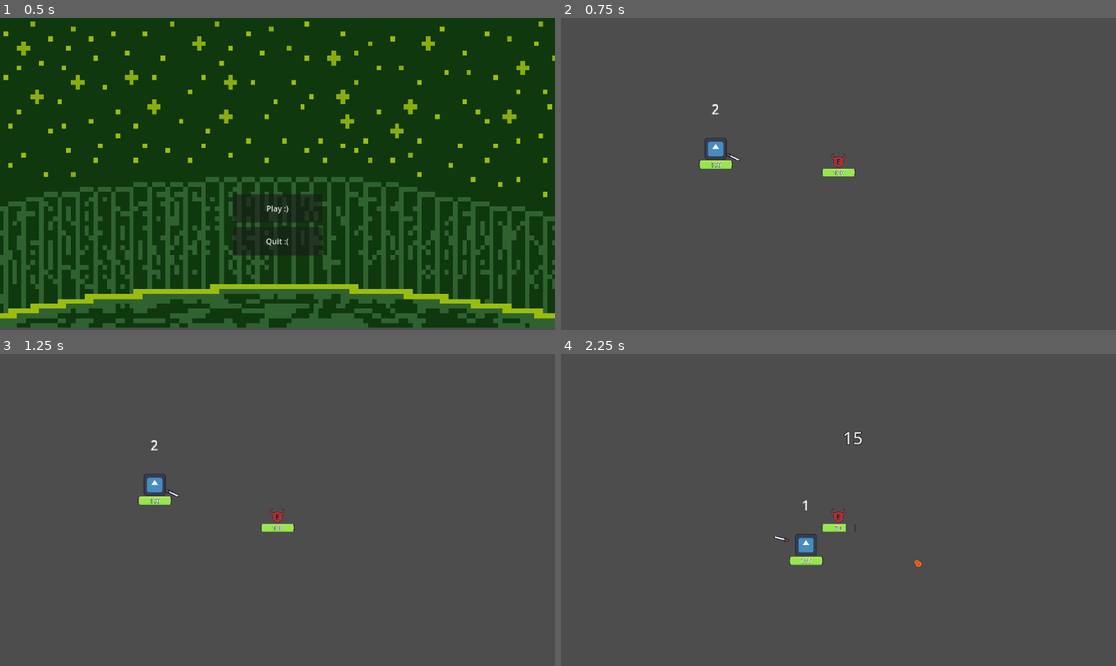
Above: before the commit, frames 1-4 (two rows, left to right).
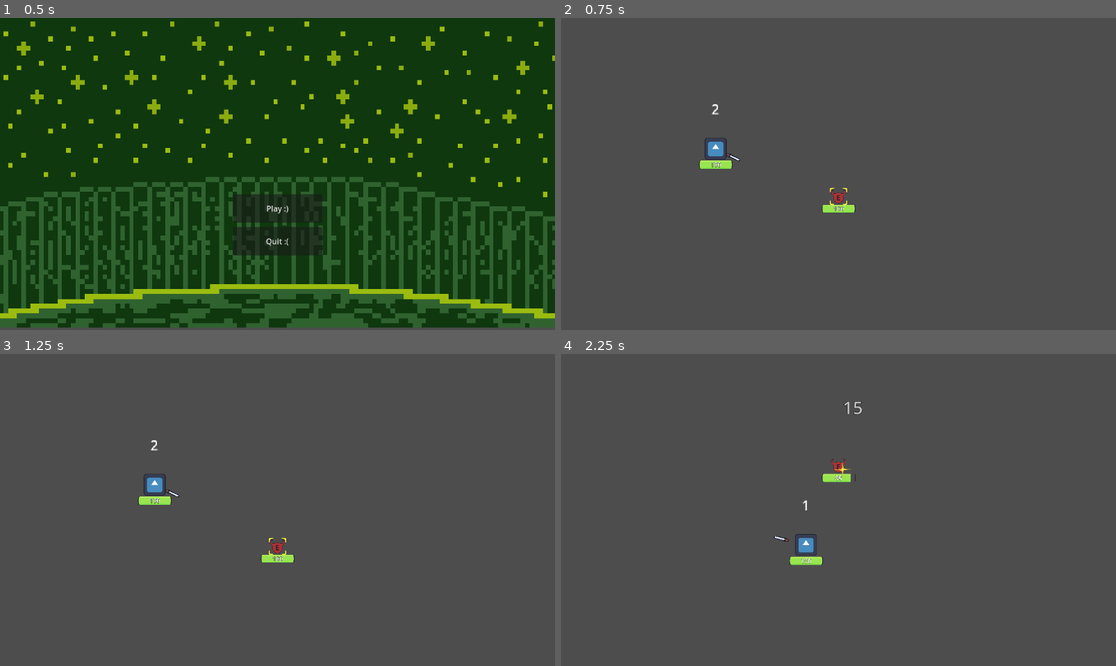
Above: after the commit, the same moments.

Repository: Darkcitrus/darkspracticegame-main
Game: Godot game, scene res://scenes/TestingArea.tscn
Same seed, same stepped clock (60 frames per second), same inputs: the game is played once before the commit and once after it. The engine's default icon, where the game draws it, is replaced by a stand-in: a white triangle on a blue panel in a dark square.
Inputs (mouse positions are in pixels of both pictures, inside the frame that each line leads up to):
- Up to frame 1 (0.5 s): no input
- Up to frame 2 (0.75 s): click "Play :)" at 0.5 s
- Up to frame 3 (1.25 s): no input
- Up to frame 4 (2.25 s): tap Enter at 1.25 s; move the mouse to (838, 516) at 1.27 s; hold Right (ui_right) 1.28-2.03 s; tap E (ui_e) at 1.35 s; click (838, 516) at 1.42 s; tap Space (ui_select) at 1.52 s; move the mouse to (727, 525) at 2.02 s; hold Down (ui_down) from 2.03 s (still down); tap Shift (dash) at 2.1 s; click (727, 525) at 2.17 s

Frame 1 is identical in both runs. In frame 2, 0.4% of the frame differs, in the area x 46-54%, y 43-63%; in frame 3, 0.5%; in frame 4, 0.6%, in the area x 46-65%, y 15-69%.

Commit message:
Add mouse detector functionality and improve dummy spawning logic; scale selector hitbox and adjust node types for better organization

Diff:
--- a/scenes/dummy.tscn
+++ b/scenes/dummy.tscn
@@ -1,22 +1,28 @@
-[gd_scene load_steps=8 format=3 uid="uid://b3eww6lpmfxuk"]
+[gd_scene load_steps=10 format=3 uid="uid://b3eww6lpmfxuk"]
 
 [ext_resource type="Script" path="res://scripts/Dummy.gd" id="1_53g3u"]
 [ext_resource type="Texture2D" uid="uid://cv5hb07u0263t" path="res://assets/enemyph.png" id="2_4gxho"]
 [ext_resource type="Texture2D" uid="uid://bk0xidxd5dmmy" path="res://assets/healthframe.png" id="3_wqc6b"]
 [ext_resource type="Texture2D" uid="uid://bnbvvycx07af6" path="res://assets/healthbar.png" id="4_kk1w2"]
 [ext_resource type="Script" path="res://scripts/health_bar.gd" id="5_ud4r4"]
+[ext_resource type="Script" path="res://scripts/mouse_detector.gd" id="6_0lsll"]
 [ext_resource type="PackedScene" uid="uid://bm21v60srx58p" path="res://scenes/selector.tscn" id="6_64mbj"]
 
 [sub_resource type="RectangleShape2D" id="RectangleShape2D_56yub"]
 size = Vector2(87.5704, 81.9209)
 
-[node name="Dummy" type="Area2D" groups=["Enemy"]]
+[sub_resource type="CircleShape2D" id="CircleShape2D_amfdd"]
+radius = 150.0
+
+[node name="Dummy" type="Area2D" groups=["Enemy", "Targetable"]]
 position = Vector2(576, 327)
 scale = Vector2(0.354, 0.354)
 collision_layer = 2
 script = ExtResource("1_53g3u")
+amplitude = 100.0
+frequency = 0.5
 
-[node name="DummyHitbox" type="CollisionShape2D" parent="."]
+[node name="DummyHitbox" type="CollisionShape2D" parent="." groups=["Enemy", "Targetable"]]
 position = Vector2(-1.0848e-05, -2.44379e-05)
 shape = SubResource("RectangleShape2D_56yub")
 
@@ -41,6 +47,14 @@
 [node name="RespawnTimer" type="Timer" parent="."]
 one_shot = true
 
+[node name="MouseDetector" type="Area2D" parent="." groups=["UI"]]
+script = ExtResource("6_0lsll")
+
+[node name="mousedetectorhitbox" type="CollisionShape2D" parent="MouseDetector" groups=["UI"]]
+z_index = 3
+z_as_relative = false
+shape = SubResource("CircleShape2D_amfdd")
+
 [node name="Selector" parent="." instance=ExtResource("6_64mbj")]
 texture_filter = 1
 
--- a/scenes/selector.tscn
+++ b/scenes/selector.tscn
@@ -1,20 +1,11 @@
-[gd_scene load_steps=4 format=3 uid="uid://bm21v60srx58p"]
+[gd_scene load_steps=3 format=3 uid="uid://bm21v60srx58p"]
 
 [ext_resource type="Script" path="res://scripts/selector.gd" id="1_jxmd6"]
 [ext_resource type="Texture2D" uid="uid://cgpjkm7tay4oi" path="res://assets/img/selector.png" id="2_0wrl6"]
 
-[sub_resource type="CircleShape2D" id="CircleShape2D_k77jk"]
-radius = 89.89
-
-[node name="Selector" type="Area2D" groups=["Targetable", "UI"]]
+[node name="Selector" type="Node2D" groups=["Targetable", "UI"]]
 script = ExtResource("1_jxmd6")
 
 [node name="selector" type="Sprite2D" parent="." groups=["UI"]]
 scale = Vector2(2, 2)
 texture = ExtResource("2_0wrl6")
-
-[node name="selectorhitbox" type="CollisionShape2D" parent="." groups=["UI"]]
-z_index = 2
-position = Vector2(0, -0.5)
-scale = Vector2(2.04, 2)
-shape = SubResource("CircleShape2D_k77jk")
--- a/scripts/PlayerAttack.gd
+++ b/scripts/PlayerAttack.gd
@@ -1,6 +1,8 @@
 extends Node
 
 var player: Node = null
+var last_fireball_time: float = 0.0  # Track when the last fireball was fired
+const FIREBALL_COOLDOWN: float = 0.1  # 0.1 second cooldown between fireballs
 
 func initialize(player_node: Node):
 	player = player_node
@@ -150,15 +152,23 @@
 
 func shoot_fireball():
 	if Input.is_action_just_pressed("ui_e"):
-		if is_instance_valid(player.current_target) and player.current_target.is_in_group("Targetable"):
-			print("Shooting fireball at target: ", player.current_target.name)
-			var fireball = player.fire_ball.instantiate()
-			player.get_tree().root.add_child(fireball)
-			fireball.global_position = player.global_position
-			fireball.initialize(player.attack_direction, player.current_target)
-		else:
-			print("No valid target selected!")
-			player.current_target = null
+		# Get current time
+		var current_time = Time.get_ticks_msec() / 1000.0
+
+		# Check if cooldown has passed
+		if current_time - last_fireball_time >= FIREBALL_COOLDOWN:
+			if is_instance_valid(player.current_target) and player.current_target.is_in_group("Targetable"):
+				print("Shooting fireball at target: ", player.current_target.name)
+				var fireball = player.fire_ball.instantiate()
+				player.get_tree().root.add_child(fireball)
+				fireball.global_position = player.global_position
+				fireball.initialize(player.attack_direction, player.current_target)
+
+				# Update the last fireball time
+				last_fireball_time = current_time
+			else:
+				print("No valid target selected!")
+				player.current_target = null
 
 func calculate_damage(base_damage: float = player.attack_power) -> Dictionary:
 	var roll = randf()  # Get the random roll
--- a/scripts/dummy.gd
+++ b/scripts/dummy.gd
@@ -10,6 +10,7 @@
 var damage = 15
 var alive = true
 var initial_position: Vector2
+var oscillation_start_time: float = 0.0
 
 # Add exported variables for oscillation
 @export var amplitude: float = 20
@@ -22,17 +23,17 @@
 func _ready():
 	add_to_group("Enemy")  # Add dummy to Enemy group
 	add_to_group("Targetable")  # Add to Targetable group for fireball targeting
-	initial_position = position  # Store initial position for respawn
 
-	# Set up collisions and mouse detection
-	input_pickable = true
+	# Store initial position and oscillation time
+	initial_position = position
+	oscillation_start_time = Time.get_ticks_msec() / 1000.0
+
+	# Set up collisions - REMOVED mouse detection settings
 	monitoring = true
 	monitorable = true
 
-	# Connect area signals
+	# Connect area signals - REMOVED mouse signals
 	area_entered.connect(_on_area_entered)
-	mouse_entered.connect(_on_mouse_entered)
-	mouse_exited.connect(_on_mouse_exited)
 
 	# Initialize health and healthbar
 	health = max_health
@@ -42,8 +43,7 @@
 		healthbar.show()
 		print("Dummy healthbar initialized. Max health: ", max_health)
 
-	set_process_input(true)  # Ensure the node processes input
-	input_pickable = true  # Ensure the Area2D node can detect mouse input
+	# Ensure selector is properly set up
 	if selector:
 		selector.visible = false  # Hide selector initially
 		print("Selector initialized and hidden")
@@ -53,7 +53,9 @@
 # Called every frame. 'delta' is the elapsed time since the previous frame.
 func _process(_delta):
 	# Update vertical position with a sine wave oscillation
-	position.y = initial_position.y + sin(Time.get_ticks_msec() / 1000.0 * frequency * PI * 2) * amplitude
+	# Use relative time from spawn to keep oscillation consistent
+	var time = Time.get_ticks_msec() / 1000.0 - oscillation_start_time
+	position.y = initial_position.y + sin(time * frequency * PI * 2) * amplitude
 	pass
 
 func _on_area_entered(area: Area2D) -> void:
@@ -106,37 +108,20 @@
 	if not alive:
 		return
 	alive = false
-	print("Dummy died!")
+	print("Dummy died at position: ", position, " Initial position was: ", initial_position)
 	visible = false
 	remove_from_group("Targetable")  # Remove from targetable group
 	set_deferred("monitoring", false)
 	set_deferred("monitorable", false)
+	# Pass the INITIAL position for respawning, not the current oscillated position
 	emit_signal("dummy_died", initial_position)  # Emit signal with initial position
 	# Don't queue_free immediately, let the signal propagate first
 	await get_tree().create_timer(0.1).timeout
 	queue_free()
 
-func _on_mouse_entered() -> void:
-	print("Mouse entered dummy area")
-	if selector and alive:
-		selector.show()  # Try using show() instead of visible
-		print("Mouse entered dummy")
-		# Also set the player's target
-		var player = get_tree().get_first_node_in_group("Player")
-		if player:
-			player.set_current_target(self)
-
-func _on_mouse_exited() -> void:
-	print("Mouse exited dummy area")
-	if selector and alive:
-		selector.hide()  # Try using hide() instead of visible
-		print("Mouse exited dummy")
-		# Clear the player's target
-		var player = get_tree().get_first_node_in_group("Player")
-		if player:
-			player.clear_current_target()
-
 # Ensure initial position is reset correctly on respawn
 func reset_position(pos: Vector2):
 	initial_position = pos
 	position = pos
+	oscillation_start_time = Time.get_ticks_msec() / 1000.0
+	print("Dummy reset to position: ", pos)
--- a/scripts/dummy_manager.gd
+++ b/scripts/dummy_manager.gd
@@ -8,10 +8,12 @@
 		var first_dummy = get_child(0)
 		spawn_position = first_dummy.position
 		connect_dummy(first_dummy)
-		print("DummyManager: Connected to first dummy")
+		# Make sure initial position is set correctly for the first dummy
+		first_dummy.reset_position(spawn_position)
+		print("DummyManager: Connected to first dummy at position ", spawn_position)
 
 func _on_dummy_died(pos: Vector2):
-	print("DummyManager: Dummy died, respawning in 1 second...")
+	print("DummyManager: Dummy died at position ", pos, ", respawning in 1 second...")
 	await get_tree().create_timer(1.0).timeout
 	spawn_new_dummy(pos)
 
@@ -20,6 +22,8 @@
 	add_child(new_dummy)
 	new_dummy.position = pos
 	connect_dummy(new_dummy)
+	# Explicitly reset position to ensure oscillation starts correctly
+	new_dummy.reset_position(pos)
 	print("DummyManager: New dummy spawned at position: ", pos)
 
 func connect_dummy(dummy):
--- a/scripts/dummy_spawner.gd
+++ b/scripts/dummy_spawner.gd
@@ -10,9 +10,12 @@
 		# Create new dummy
 		var new_dummy = dummy_scene.instantiate()
 		add_child(new_dummy)
-		new_dummy.position = pos
+		new_dummy.position = pos  # Set position before reset_position
 		new_dummy.connect("dummy_died", Callable(self, "_on_dummy_died"))
-		new_dummy.reset_position(pos)  # Ensure initial position is set correctly
+		# Reset position to ensure oscillation works correctly from this point
+		new_dummy.reset_position(pos)
+		print("Dummy spawner: New dummy spawned at: ", pos)
 
 func _on_dummy_died(pos: Vector2):
+	print("Dummy spawner: Dummy died, respawning at: ", pos)
 	spawn_dummy(pos)
--- a/scripts/fire_ball.gd
+++ b/scripts/fire_ball.gd
@@ -4,21 +4,15 @@
 
 const ExplosionEffect = preload("res://scenes/explosion_effect.tscn")
 # Node References
-# Timer that controls how long the fireball exists before self-destructing
 @onready var fire_ball_vanish: Timer = $FireBallVanish
 
 # Movement Properties
-# Direction vector that determines where the fireball will travel
 var direction: Vector2 = Vector2.ZERO  # Initialize to zero vector
-# Initial speed at which the fireball moves (in pixels per second)
 var current_speed: float = 100
-# Maximum speed the fireball can reach (in pixels per second)
 const MAX_SPEED: float = 12000
-# Speed multiplier per second (greater than 1 for exponential growth)
 const SPEED_MULTIPLIER: float = 20
 
 # Damage Properties
-# Base damage for fireball
 var damage: float = 15
 var crit_chance: float = 0.2  # 20% chance to crit
 var crit_multiplier: float = 1.5  # 50% more damage on crit
@@ -32,6 +26,7 @@
 	direction = new_direction.normalized()
 	if is_instance_valid(new_target) and new_target.is_in_group("Targetable"):
 		target = new_target
+		print("Fireball targeting: ", target.name)
 	# Set a smaller scale for the fireball
 	scale = Vector2(0.5, 0.5)  # Adjust this value to get the desired size
 
@@ -43,13 +38,14 @@
 	monitoring = true
 	monitorable = true
 
-	# Connect collision signals
-	if not area_entered.is_connected(_on_area_entered):
-		area_entered.connect(_on_area_entered)
-	if not body_entered.is_connected(_on_body_entered):
-		body_entered.connect(_on_body_entered)
+	# Connect collision signals with better error handling
+	if not is_connected("area_entered", _on_area_entered):
+		connect("area_entered", _on_area_entered)
+	if not is_connected("body_entered", _on_body_entered):
+		connect("body_entered", _on_body_entered)
 
 	fire_ball_vanish.start()
+	print("Fireball ready with signals connected")
 
 # Called every frame to update the fireball's position
 func _process(delta):
@@ -65,41 +61,69 @@
 	current_speed = min(current_speed * pow(SPEED_MULTIPLIER, delta), MAX_SPEED)
 	# Move the fireball with the current speed using global_position
 	global_position += direction * current_speed * delta
-	pass
+
+	# Check for direct collision with target
+	if is_instance_valid(target):
+		var distance_to_target = global_position.distance_to(target.global_position)
+		if distance_to_target < 30:  # Close enough to count as a hit
+			print("FIREBALL: Direct hit on target detected by proximity")
+			_handle_hit(target)
 
 # Signal Handlers
-# Called when the fireball collides with another body
 func _on_body_entered(body: Node2D) -> void:
-	print("Fireball hit body: ", body.name, " in groups: ", body.get_groups())
-	# Check self-destruction if body or its parent is in Enemy or if body is in World, but not UI
-	var hit_enemy = body.is_in_group("Enemy") or (body.get_parent() and body.get_parent().is_in_group("Enemy"))
-	if (hit_enemy or body.is_in_group("World")) and not body.is_in_group("UI"):
-		if body.has_method("take_damage"):
-			var damage_info = calculate_damage()
-			body.take_damage(damage_info["damage"], damage_info["is_crit"])
-		spawn_explosion_effect()
-		queue_free()  # Self-delete upon contact
+	print("FIREBALL: Hit body: ", body.name, " Groups: ", body.get_groups())
 
-# Called when the fireball enters another area
+	# Enhanced detection
+	if body.is_in_group("Enemy"):
+		print("FIREBALL: Valid enemy body hit!")
+		_handle_hit(body)
+	elif body.is_in_group("World"):
+		print("FIREBALL: World body hit!")
+		_handle_hit(body)
+	# Special case for targeting
+	elif is_instance_valid(target) and body == target:
+		print("FIREBALL: Direct target body hit!")
+		_handle_hit(target)
+	else:
+		print("FIREBALL: Non-target collision with: ", body.name)
+
 func _on_area_entered(area: Area2D) -> void:
-	print("Fireball hit area: ", area.name, " in groups: ", area.get_groups())
-	# Check self-destruction if area or its parent is in Enemy or if area is in World, but not UI
-	var hit_enemy = area.is_in_group("Enemy") or (area.get_parent() and area.get_parent().is_in_group("Enemy"))
-	if (hit_enemy or area.is_in_group("World")) and not area.is_in_group("UI"):
-		if area.has_method("take_damage"):
-			var damage_info = calculate_damage()
-			area.take_damage(damage_info["damage"], damage_info["is_crit"])
-		spawn_explosion_effect()
-		queue_free()  # Self-delete upon contact
+	print("FIREBALL: Hit area: ", area.name, " Groups: ", area.get_groups())
+
+	# Enhanced detection
+	if area.is_in_group("Enemy"):
+		print("FIREBALL: Valid enemy area hit!")
+		_handle_hit(area)
+	elif area.is_in_group("World"):
+		print("FIREBALL: World area hit!")
+		_handle_hit(area)
+	# Special case for targeting
+	elif is_instance_valid(target) and area == target:
+		print("FIREBALL: Direct target area hit!")
+		_handle_hit(target)
+	else:
+		print("FIREBALL: Non-target collision with: ", area.name)
+
+# Centralized hit handling to ensure proper destruction
+func _handle_hit(object):
+	# Try to apply damage if possible
+	if object.has_method("take_damage"):
+		var damage_info = calculate_damage()
+		object.take_damage(damage_info["damage"], damage_info["is_crit"])
+		print("FIREBALL: Damage applied: ", damage_info["damage"])
+
+	# Spawn effect and destroy - using immediate destruction for reliability
+	spawn_explosion_effect()
+	print("FIREBALL: Destroying fireball NOW")
+	queue_free()  # Immediate destruction
 
 # Timer callback
-# Called when the fireball's lifetime expires
 func _on_fire_ball_vanish_timeout():
+	print("FIREBALL: Timeout reached, self-destructing")
 	spawn_explosion_effect()
 	queue_free()
 
 func get_damage() -> float:
-	print("Fireball damage requested: ", damage)
 	return damage
 
 func spawn_explosion_effect():
--- /dev/null
+++ b/scripts/mouse_detector.gd
@@ -0,0 +1,82 @@
+extends Area2D
+
+# The parent node this detector will set as a target
+var parent_node = null
+@export var detection_radius_multiplier: float = 1.0  # Scale factor for existing collision shape
+@export var target_group: String = "Targetable"  # Group the parent should be in to be targeted
+
+func _ready():
+	# Get the parent node (can be any type, not just a dummy)
+	parent_node = get_parent()
+	if not parent_node:
+		push_error("MouseDetector must be a child of another node!")
+		return
+
+	# Make sure parent is in the targetable group
+	if not parent_node.is_in_group(target_group):
+		print("Warning: Parent not in group '" + target_group + "'. Adding it now.")
+		parent_node.add_to_group(target_group)
+
+	# Essential for mouse detection
+	input_pickable = true
+
+	# Find and scale existing collision shapes
+	var found_shape = false
+	for child in get_children():
+		if child is CollisionShape2D:
+			found_shape = true
+			# Scale the existing collision shape
+			child.scale = Vector2(detection_radius_multiplier, detection_radius_multiplier)
+			print("Found and scaled existing collision shape:", child.name)
+
+	if not found_shape:
+		push_error("MouseDetector requires a CollisionShape2D child! Add one in the editor.")
+
+	# Enable ALL collision layers/masks for mouse detection
+	for i in range(1, 33):
+		set_collision_layer_value(i, true)
+		set_collision_mask_value(i, true)
+
+	# Connect mouse signals
+	mouse_entered.connect(_on_mouse_entered)
+	mouse_exited.connect(_on_mouse_exited)
+
+	print("MouseDetector initialized for:", parent_node.name)
+
+func _on_mouse_entered():
+	print("MOUSE DETECTOR: Mouse entered detection area for:", parent_node.name)
+
+	# DIRECTLY set the parent as player's target
+	var player = get_tree().get_first_node_in_group("Player")
+	if player and player.has_method("set_current_target"):
+		player.set_current_target(parent_node)
+		print("Set player target to:", parent_node.name)
+
+	# Show selector if it exists
+	var selector = parent_node.get_node_or_null("Selector")
+	if selector:
+		selector.visible = true
+		print("Made selector visible for:", parent_node.name)
+
+	# Also notify the parent if it has a method to handle this
+	if parent_node.has_method("_on_hover_start"):
+		parent_node._on_hover_start()
+
+func _on_mouse_exited():
+	print("MOUSE DETECTOR: Mouse exited detection area for:", parent_node.name)
+
+	# DIRECTLY clear the parent as player's target
+	var player = get_tree().get_first_node_in_group("Player")
+	if player and player.has_method("clear_current_target"):
+		player.clear_current_target()
+		print("Cleared player target from:", parent_node.name)
+
+	# Hide selector if it exists
+	var selector = parent_node.get_node_or_null("Selector")
+	if selector:
+		selector.visible = false
+		print("Made selector invisible for:", parent_node.name)
+
+	# Also notify the parent if it has a method to handle this
+	if parent_node.has_method("_on_hover_end"):
+		parent_node._on_hover_end()
--- a/scripts/selector.gd
+++ b/scripts/selector.gd
@@ -1,26 +1,9 @@
-extends Area2D  # Changed back to Area2D to use collision detection
+extends Node2D  # Change back to Node2D since we're using a separate mouse detector
 
 var player = null
+@export var hover_area_scale: float = 1  # How much larger the hover area is
 
 func _ready():
+	# Start invisible - will be shown by the MouseDetector
 	visible = false
-	call_deferred("find_player")
-	# Ensure only the mouse can collide with the selector
-	set_collision_layer_value(1, true)  # Enable the first layer (default for mouse)
-	set_collision_mask_value(1, true)  # Enable the first mask (default for mouse)
-	connect("mouse_entered", Callable(self, "_on_mouse_entered"))
-	connect("mouse_exited", Callable(self, "_on_mouse_exited"))
-
-func find_player():
-	await get_tree().process_frame
-	player = get_tree().get_first_node_in_group("Player")
-	if player:
-		print("Selector: Found player")
-
-func _on_mouse_entered():
-	visible = true
-	print("Mouse entered selector area")
-
-func _on_mouse_exited():
-	visible = false
-	print("Mouse exited selector area")
+	print("Selector visual ready (purely visual)")
--- /dev/null
+++ b/scripts/selector_hitbox.gd
@@ -0,0 +1,8 @@
+extends CollisionShape2D
+
+@export var scale_factor: float = 3.0
+
+func _ready():
+	# Just scale up the shape - the parent Area2D will handle input
+	scale = Vector2(scale_factor, scale_factor)
+	print("Selector hitbox scaled to:", scale_factor)
